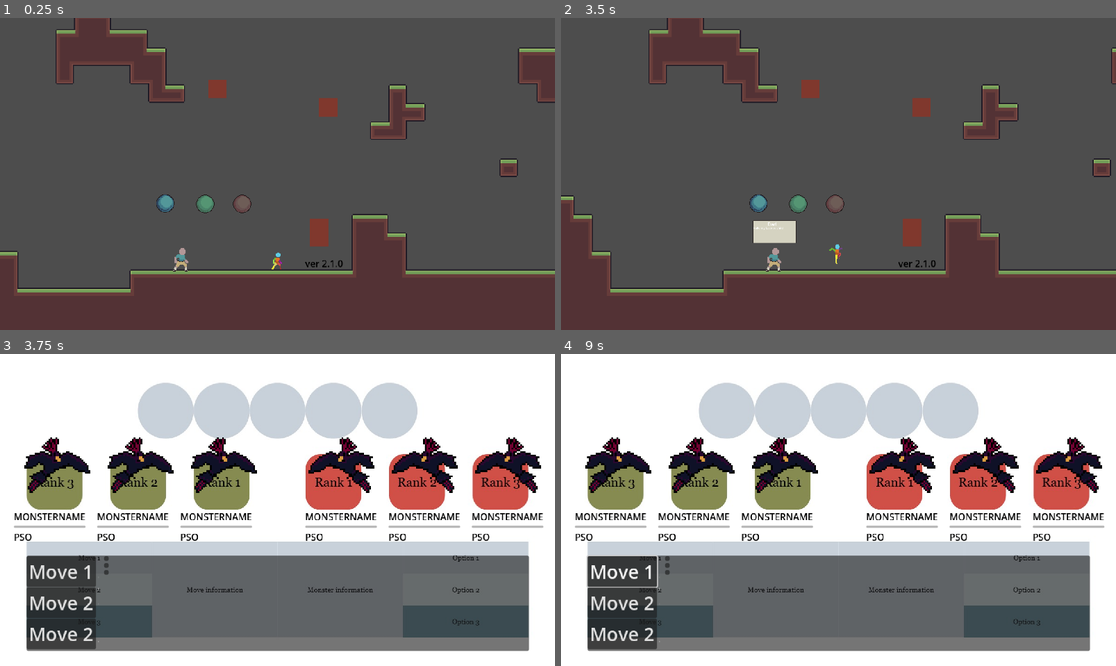
Above: before the commit, frames 1-4 (two rows, left to right).
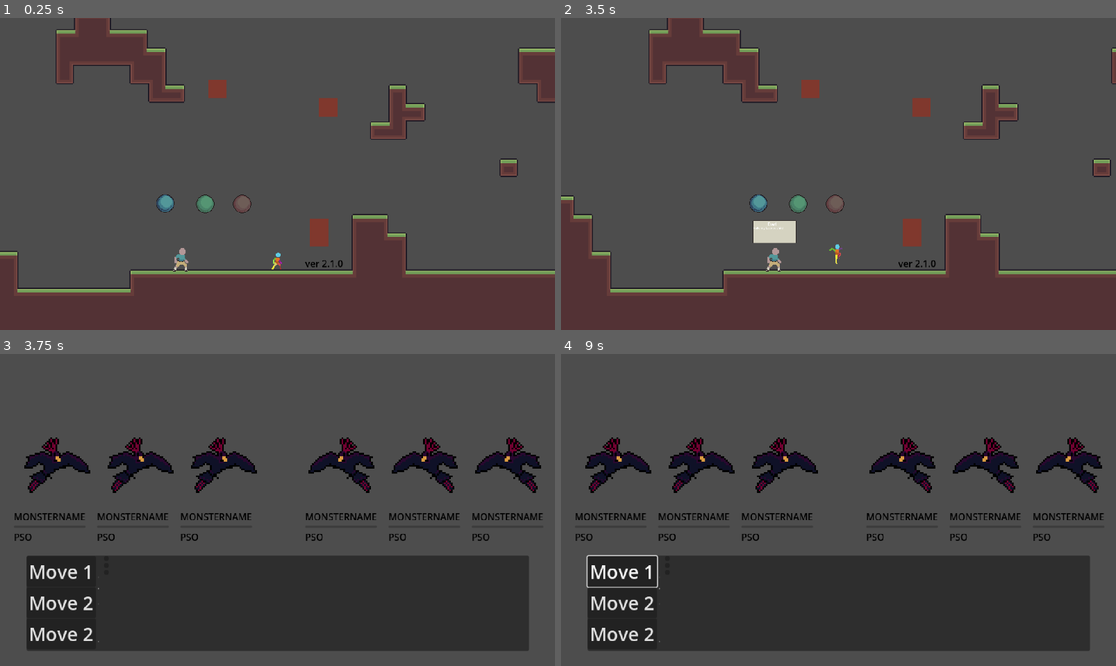
Above: after the commit, the same moments.

Repository: oliver6312/platforming
Game: Godot game, scene res://Scenes/MapAssests/Room/PrototypeLevel.tscn
Two runs of this game, one before a commit and one after it. Both use one fixed random seed, a clock stepped at 60 frames per second and the inputs below.
Inputs (mouse positions are in pixels of both pictures, inside the frame that each line leads up to):
- Up to frame 1 (0.25 s): no input
- Up to frame 2 (3.5 s): tap Enter at 0.5 s; move the mouse to (960, 158) at 0.52 s; press the mouse at (960, 158) at 0.53 s; hold Right (ui_right) 0.53-2.03 s; tap Up (jump) at 0.77, 1.52, 3.02 s; move the mouse to (727, 189) at 1.27 s; release the mouse at (727, 189) at 1.28 s; tap C (challenge) at 1.35 s; move the mouse to (894, 105) at 2.02 s; hold Left (ui_left) 2.03-2.78 s; tap Space (dash) at 2.1 s; move the mouse to (810, 236) at 2.77 s; hold Right (ui_right) from 2.78 s (still down); click (810, 236) at 2.85 s
- Up to frame 3 (3.75 s): keep holding Right (ui_right); move the mouse to (444, 556) at 3.52 s; hold C (challenge) from 3.53 s (still down)
- Up to frame 4 (9 s): tap Up (jump) at 3.77 s; release Right (ui_right) at 4.25 s; release C (challenge) at 4.25 s; click "Move 1" at 4.25 s; click "Move 2" at 5 s; click "Move 2" at 5.75 s; click (666, 559) at 6.52 s; click (666, 566) at 7.27 s; click (666, 572) at 8.02 s; tap Space (dash) at 8.75, 8.85 s; move the mouse to (672, 463) at 8.77 s; hold Left (ui_left) from 8.78 s (still down)

Frames 1-2 are identical in both runs. In frame 3, 92% of the frame differs, in the area x 0-100%, y 0-100%; in frame 4, 91%.
Error before the commit: Parse Error: Identifier "TrainerController" not declared in the current scope. (res://Scripts/controller/game_runner.gd:28)

Commit message:
2.1.4
now creates monsters with species and nickname

Diff:
--- a/Scenes/UI/BattleScene.tscn
+++ b/Scenes/UI/BattleScene.tscn
@@ -10,6 +10,7 @@
 [node name="BattleScene" type="Node2D" unique_id=352108084]
 
 [node name="ProtoBackground" type="Sprite2D" parent="." unique_id=1619092764]
+visible = false
 scale = Vector2(0.8, 0.8)
 texture = ExtResource("1_eyne6")
 
--- a/Scripts/Monster/monster_individual.gd
+++ b/Scripts/Monster/monster_individual.gd
@@ -1,13 +1,32 @@
 class_name Monster
 
 var species: SpeciesResource
-var Nickname: String
+var image: Texture2D:
+	get: return species.image
+
+var nickname: String
+var name: String:
+	get: return nickname if nickname else species.name
+
+var max_hp: int:
+	get: return species.base_max_hp
 var current_hp: int
-var max_hp: int
-var defense: int
-var speed: int
-var melee_damage: int
-var range_damage: int
+
+var defense: int:
+	get: return species.base_defense
+var speed: int:
+	get: return species.base_speed
+var melee_damage: int:
+	get: return species.base_melee_damage
+var range_damage: int:
+	get: return species.range_damage
+
 var move_one: String
 var move_two: String
 var move_three: String
+
+#var type: MonsterType.Type:
+#	get: return species.type
+
+
+#	get: return Calculations.calculate_monster_stat(species.base_max_hp, hp_growth, level, sum_condition_stats_for_code(Stat.Code.MAX_HP), Stat.Code.MAX_HP)
--- a/Scripts/controller/game_runner.gd
+++ b/Scripts/controller/game_runner.gd
@@ -12,7 +12,6 @@
 	# Connect signal listeners
 	Events.on_ui_ready.connect(setup_model)
 
-
 func setup_model():
 	rng = RandomNumberGenerator.new()
 	battle_state = BattleState.new()
@@ -25,7 +24,7 @@
 	var monster2 = MonsterController.create_monster(species_clouddog, "Reggie")
 	var monster3 = MonsterController.create_monster(species_clouddog, "Steven")
 
-	game_state.player = TrainerController.create_trainer([monster1, monster3], true)
-	game_state.opponent = TrainerController.create_trainer([monster2], false)
+#	game_state.player = TrainerController.create_trainer([monster1, monster3], true)
+#	game_state.opponent = TrainerController.create_trainer([monster2], false)
 
 	current_phase = PHASE.AWAIT_INPUT
--- a/Scripts/controller/monster_controller.gd
+++ b/Scripts/controller/monster_controller.gd
@@ -9,3 +9,25 @@
 func get_controller_components():
 	battle_state = GameRunner.battle_state
 	rng = GameRunner.rng
+
+func create_monster(species: SpeciesResource, nickname: String = "") -> Monster:
+	var monster = Monster.new()
+	monster.species = species
+	monster.current_hp = monster.max_hp
+	monster.nickname = nickname
+
+#	var moves: Array[Move] = []
+
+#	for move_resource in species.starter_moves:
+#		if move_resource == null:
+#			continue
+#		var move = Move.new()
+#		move.resource = move_resource
+#		move.usages = move_resource.usage_max
+#		moves.append(move)
+#	monster.moves = moves
+
+#	monster.fallback_move = Move.new()
+#	monster.fallback_move.resource = preload("res://content/moves/smack.tres")
+#	monster.fallback_move.usages = 999
+	return monster
